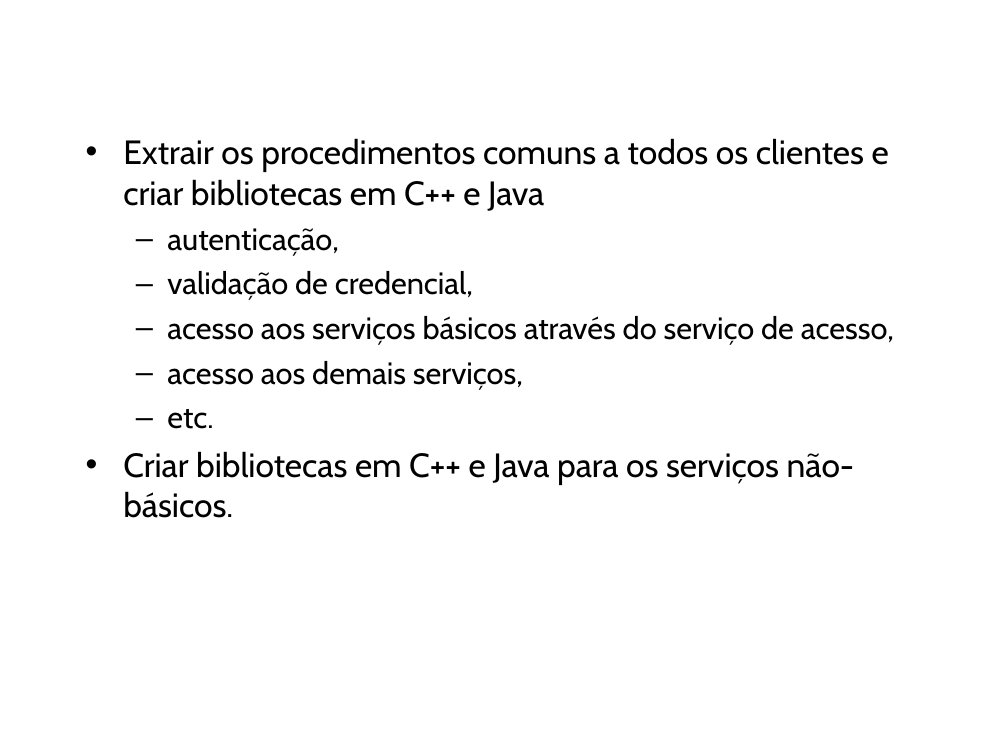
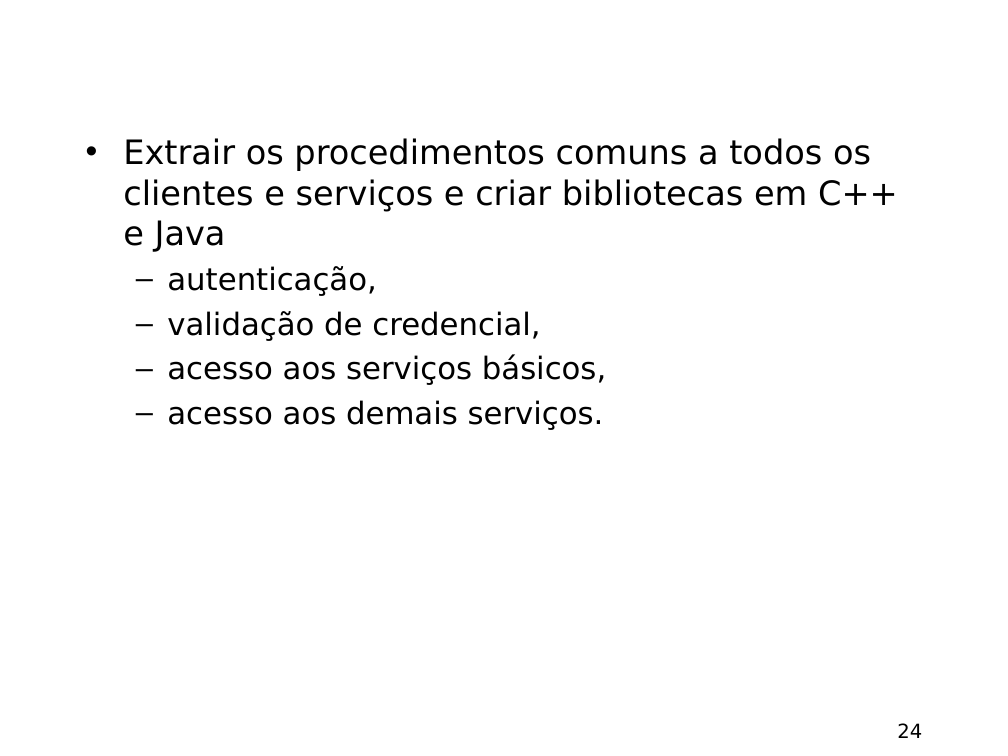
Before and after one commit to amadeubarbosa/openbus-core, a slide deck: slide 24 of docs/apresentacao/OpenBUS.ppt (slide 20 before the commit). Drawn at 1008x756 pixels with LibreOffice and Linux fonts; fonts in the diff are those of the drawing; background and template pictures are left out. Boxes give left, top, right and bottom in pixels: in the first picture for what was removed or moved away, otherwise in the second. Text is boxed around its words. In the diff, an @@ line names an element or a change of style, - is before the commit and + after.

```diff
--- a/docs/apresentacao/OpenBUS.ppt
+++ b/docs/apresentacao/OpenBUS.ppt
@@ text at [123, 138, 898, 252]: text changed; font Cabin to DejaVu Sans @@
-• Extrair os procedimentos comuns a todos os clientes e criar bibliotecas em C++ e Java
+• Extrair os procedimentos comuns a todos os clientes e serviços e criar bibliotecas em C++ e Java
@@ text at [167, 266, 540, 341]: font Cabin to DejaVu Sans in "autenticação,", "validação de credencial," @@
@@ text at [167, 354, 606, 430]: text changed; font Cabin to DejaVu Sans @@
-  – acesso aos serviços básicos através do serviço de acesso,
-  – acesso aos demais serviços,
-  – etc.
-• Criar bibliotecas em C++ e Java para os serviços não-básicos.
+  – acesso aos serviços básicos,
+  – acesso aos demais serviços.
@@ page number added at [897, 723, 922, 738], 14 pt, text #000000 @@
+24
```
Also in this commit, not shown: 22 other slides changed, 4 slides added, 1 slide removed.
